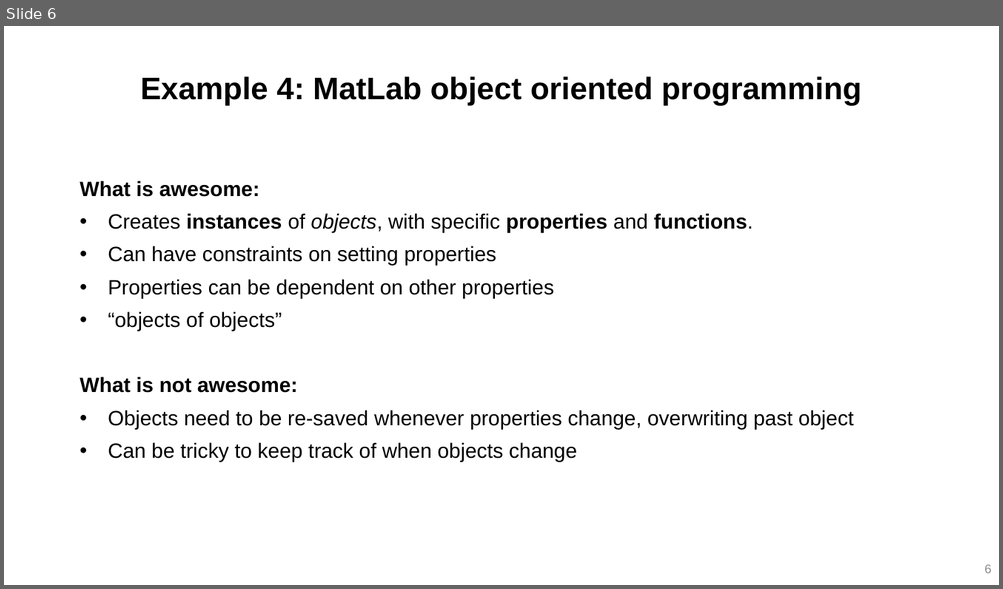
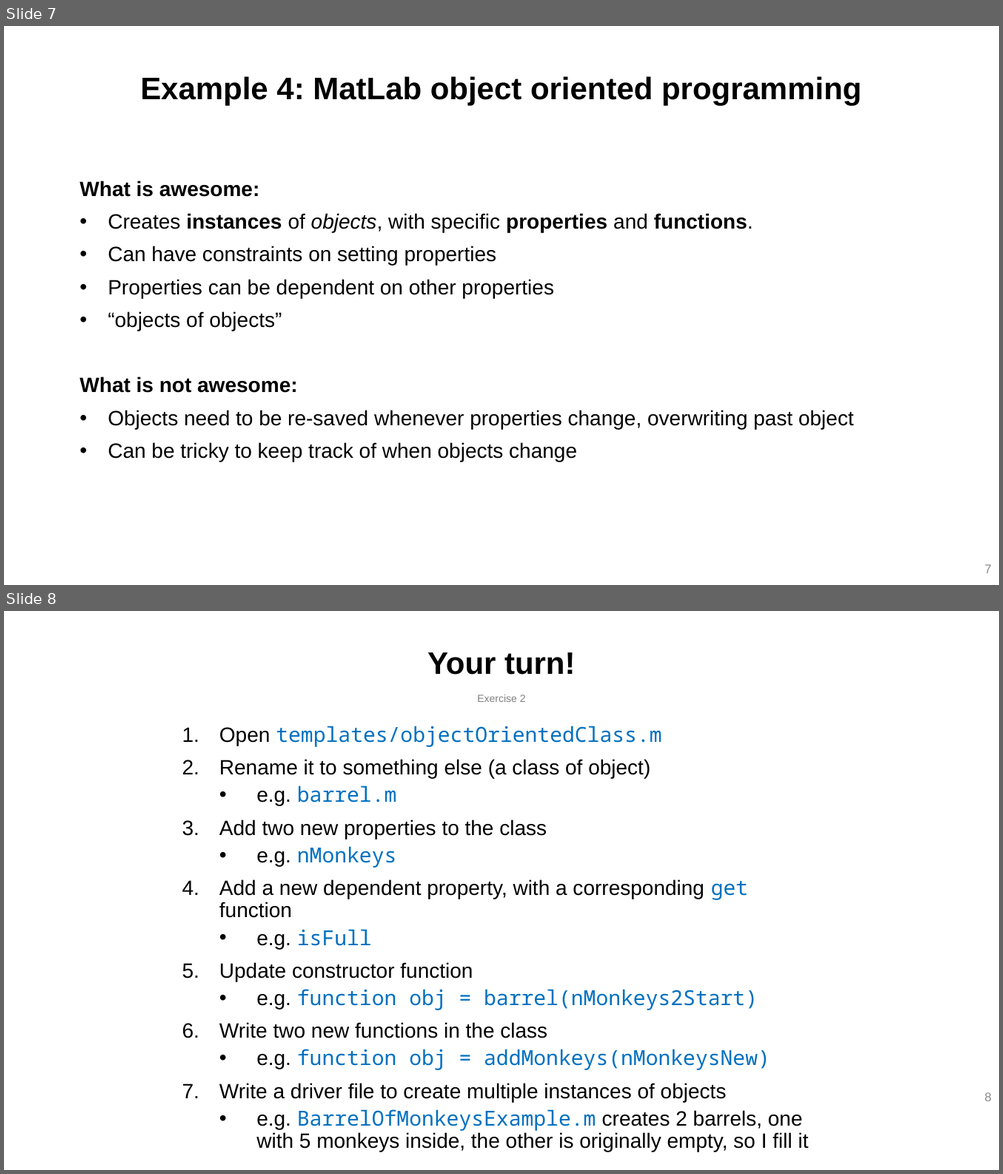
Before and after one commit to j-d-roth/tutorial_matlabClasses, a slide deck: introduction_matlabObjectOrientedProgramming.pptx. Shown one above the other, each under a label of ours: slide 6 before the commit, slides 7 and 8 after it. The pictures are 1003x589 and 1003x1174 pixels, drawn with LibreOffice and Linux fonts; fonts in the diff are those of the drawing. Boxes give left, top, right and bottom in pixels: in the first picture for what was removed or moved away, otherwise in the second. Text is boxed around its words. In the diff, an @@ line names an element or a change of style, - is before the commit and + after.

```diff
--- a/introduction_matlabObjectOrientedProgramming.pptx
+++ b/introduction_matlabObjectOrientedProgramming.pptx
@@ slide 8 added at (x1=4, y1=611, x2=999, y2=1170), background #FFFFFF @@
@@ title added at (x1=427, y1=652, x2=575, y2=675), 30 pt, text #000000, bold @@
+Your turn!
@@ subtitle added at (x1=477, y1=695, x2=526, y2=702), 10 pt, text #808080 @@
+Exercise 2
@@ text added at (x1=219, y1=726, x2=808, y2=1152), 20 pt, text #000000 @@
+1. Open templates/objectOrientedClass.m
+2. Rename it to something else (a class of object)
+  • e.g. barrel.m
+3. Add two new properties to the class
+  • e.g. nMonkeys
+4. Add a new dependent property, with a corresponding get function
+  • e.g. isFull
+5. Update constructor function
+  • e.g. function obj = barrel(nMonkeys2Start)
+6. Write two new functions in the class
+  • e.g. function obj = addMonkeys(nMonkeysNew)
+7. Write a driver file to create multiple instances of objects
+  • e.g. BarrelOfMonkeysExample.m creates 2 barrels, one with 5 monkeys inside, the other is originally empty, so I fill it
@@ page number added at (x1=984, y1=1093, x2=991, y2=1102), 12 pt, text #8C8C8C @@
+8
@@ what was slide 6 is now slide 7 @@
@@ page number at (x1=984, y1=565, x2=991, y2=574): text changed @@
-6
+7
```
Also in this commit, not shown: 2 slides changed, 2 other slides added, 8 other files.
